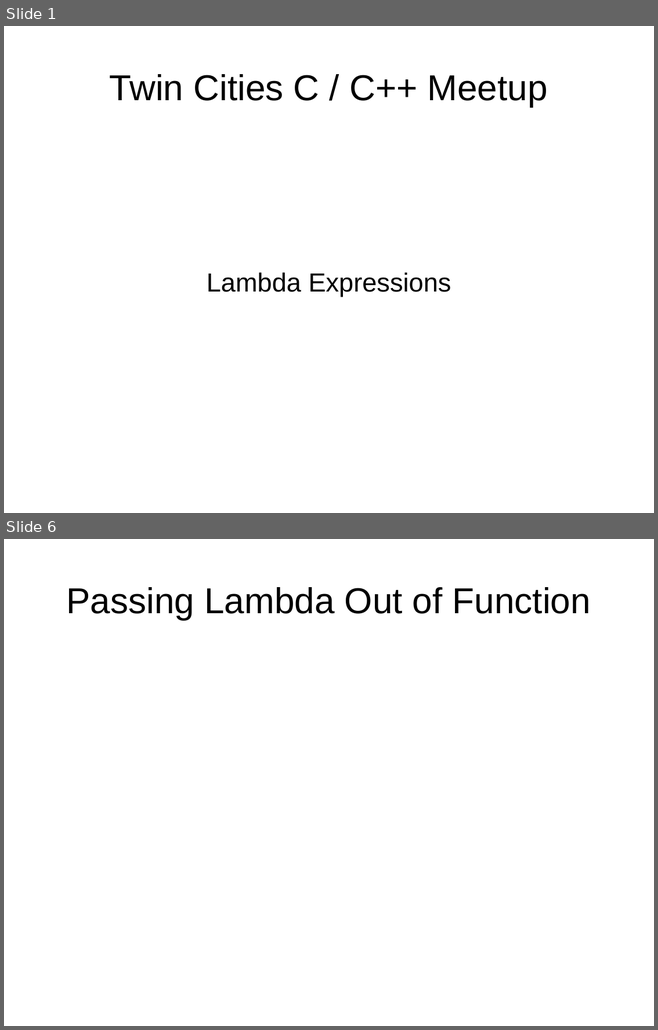
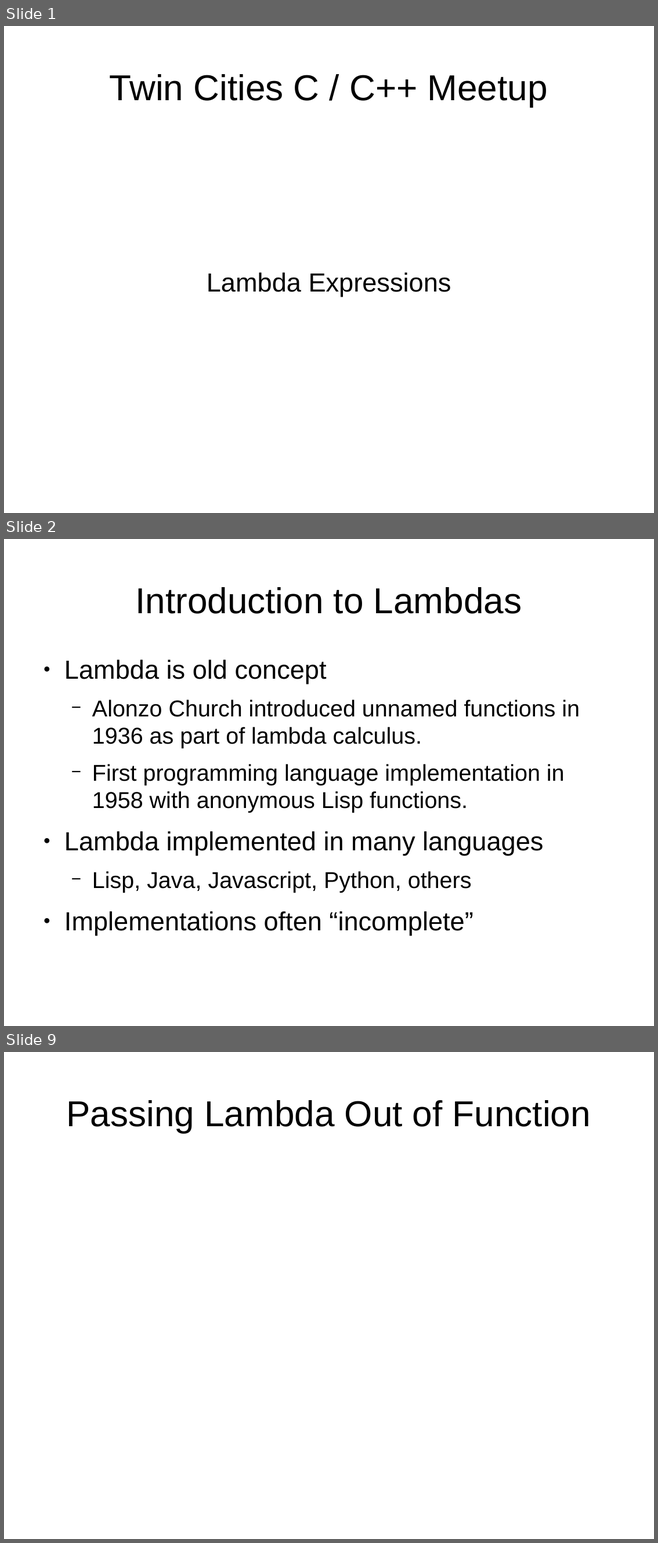
Before and after one commit to cjungmann/lambda_talk, a slide deck: lambda.odp. Shown one above the other, each under a label of ours: slides 1 and 6 before the commit, slides 1, 2 and 9 after it; the slides between them are not shown. The pictures are 658x1030 and 658x1543 pixels, drawn with LibreOffice and Linux fonts; fonts in the diff are those of the drawing. Boxes give left, top, right and bottom in pixels: in the first picture for what was removed or moved away, otherwise in the second. Text is boxed around its words. In the diff, an @@ line names an element or a change of style, - is before the commit and + after.

```diff
--- a/lambda.odp
+++ b/lambda.odp
@@ slide 2 added at (x1=4, y1=539, x2=654, y2=1026), background #FFFFFF @@
@@ title added at (x1=136, y1=587, x2=521, y2=614), 44 pt, text #000000 @@
+Introduction to Lambdas
@@ text added at (x1=64, y1=660, x2=579, y2=935), 28 pt, text #000000 @@
+● Lambda is old concept
+  − Alonzo Church introduced unnamed functions in 1936 as part of lambda calculus.
+  − First programming language implementation in 1958 with anonymous Lisp functions.
+● Lambda implemented in many languages
+  − Lisp, Java, Javascript, Python, others
+● Implementations often “incomplete”
@@ what was slide 6 is now slide 9 @@
```
Also in this commit, not shown: 2 slides changed, 5 other slides added, 2 slides removed.
